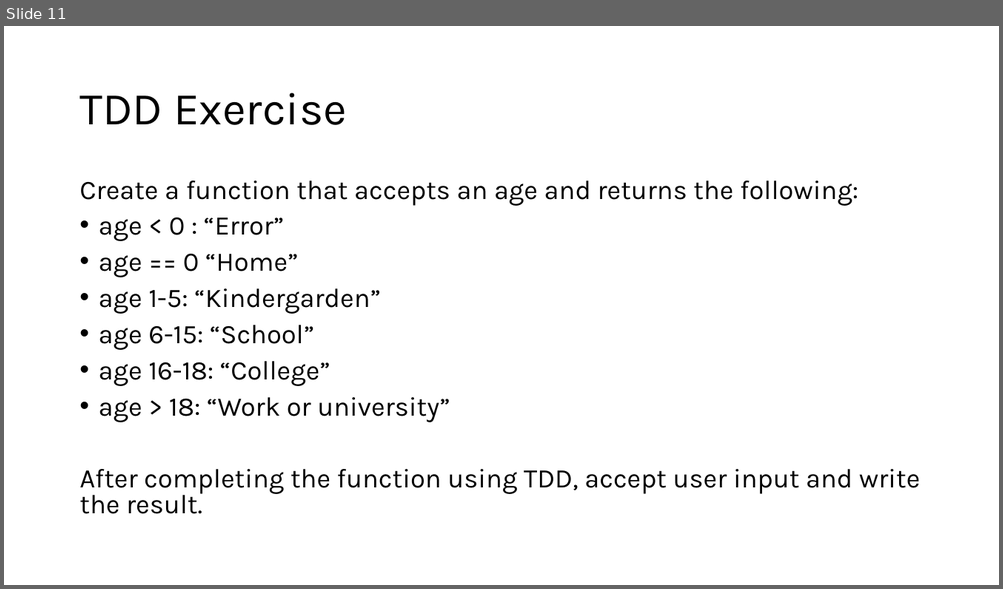
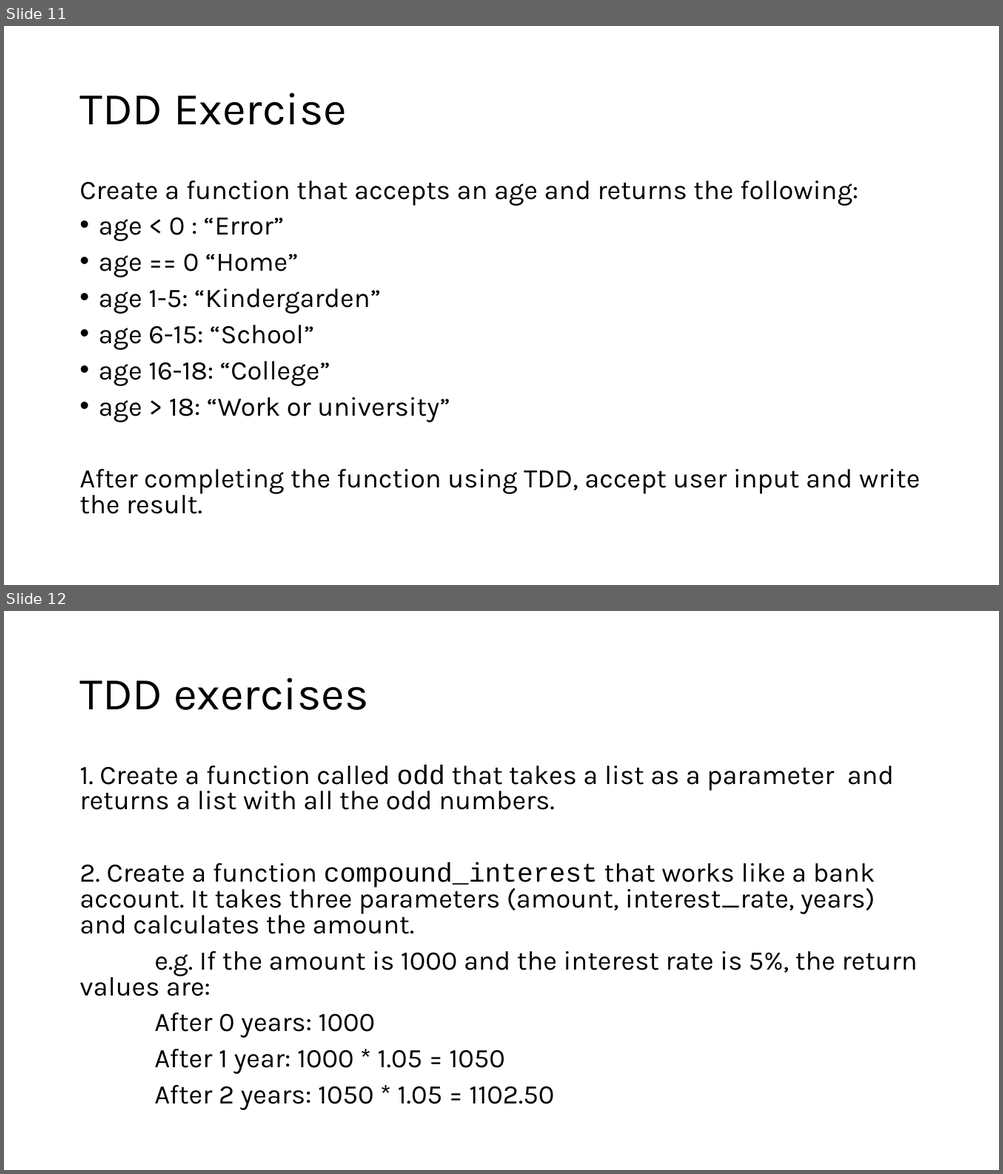
Before and after one commit to BjarneHelgesen/PythonForTestere, a slide deck: PythonForTestere.pptx. Shown one above the other, each under a label of ours: slide 11 before the commit, slides 11 and 12 after it. The pictures are 1003x589 and 1003x1174 pixels, drawn with LibreOffice and Linux fonts; fonts in the diff are those of the drawing. Boxes give left, top, right and bottom in pixels: in the first picture for what was removed or moved away, otherwise in the second. Text is boxed around its words. In the diff, an @@ line names an element or a change of style, - is before the commit and + after.

```diff
--- a/PythonForTestere.pptx
+++ b/PythonForTestere.pptx
@@ slide 12 added at box(4, 611, 999, 1170), background #FFFFFF at 10% opacity @@
@@ title added at box(79, 678, 368, 710), 44 pt, text #000000 @@
+TDD exercises
@@ text added at box(79, 765, 917, 1111), 25.9 pt, text #000000 @@
+1. Create a function called odd that takes a list as a parameter and returns a list with all the odd numbers.
+2. Create a function compound_interest that works like a bank account. It takes three parameters (amount, interest_rate, years) and calculates the amount.
+e.g. If the amount is 1000 and the interest rate is 5%, the return values are:
+After 0 years: 1000
+After 1 year: 1000 * 1.05 = 1050
+After 2 years: 1050 * 1.05 = 1102.50
```
Also in this commit, not shown: 3 other slides added, 1 other file.
